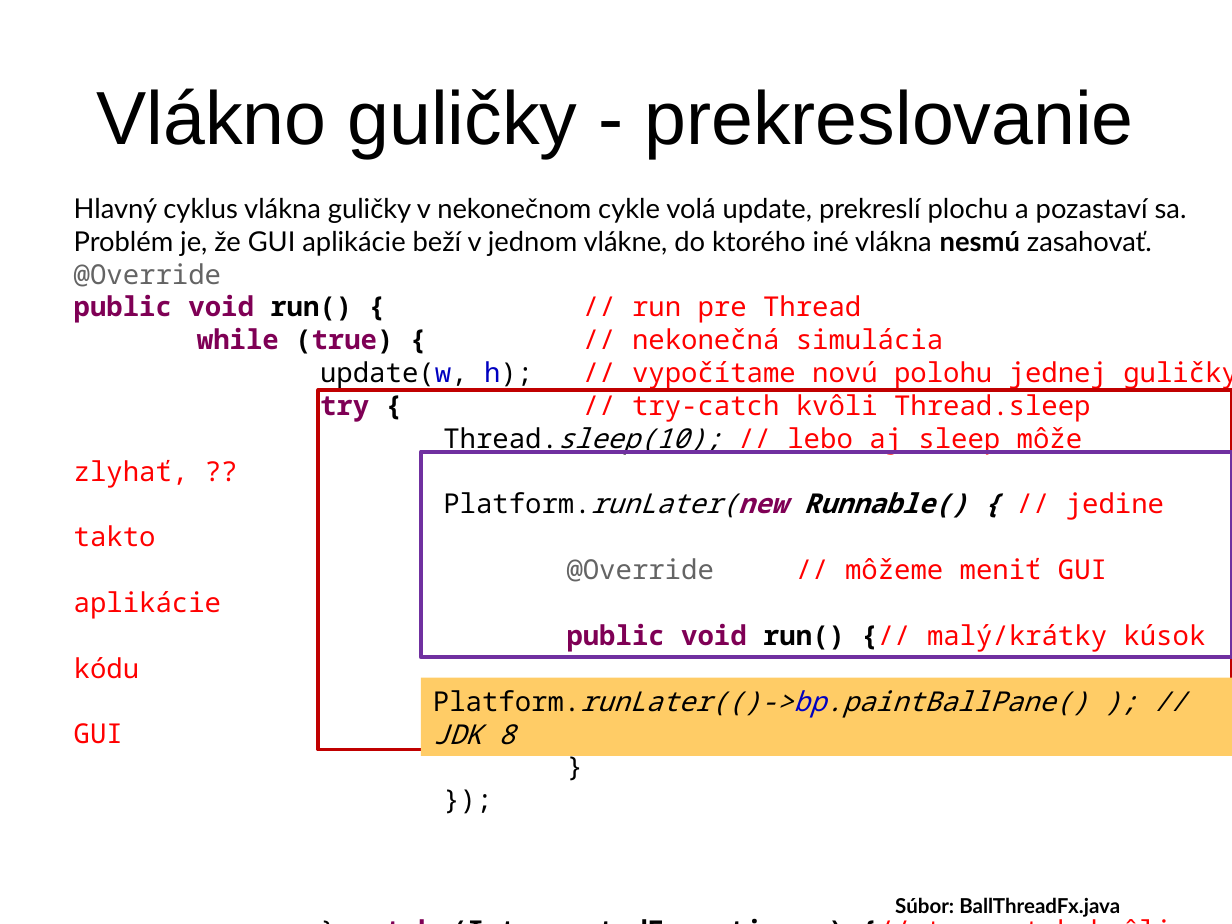
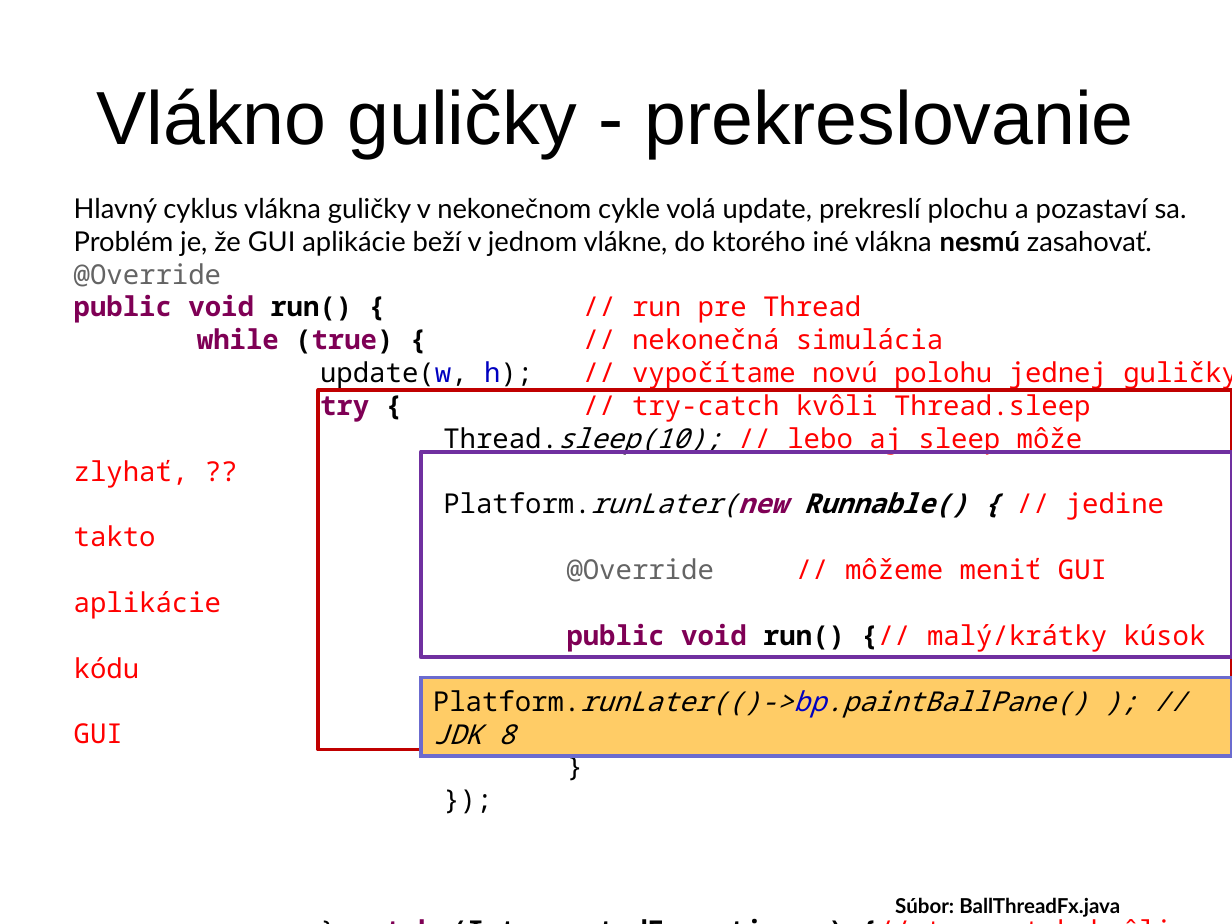
Before and after one commit to Programovanie4/Prednasky, a slide deck: slide 23 of 09/09_java.ppt (slide 21 before the commit). Drawn at 1232x924 pixels with LibreOffice and Linux fonts; fonts in the diff are those of the drawing. Boxes give left, top, right and bottom in pixels: in the first picture for what was removed or moved away, otherwise in the second. Text is boxed around its words. In the diff, an @@ line names an element or a change of style, - is before the commit and + after.

```diff
--- a/09/09_java.ppt
+++ b/09/09_java.ppt
@@ rectangle "Platform.runLater(()->bp.paintBallPane() ); // JDK 8" at [421,678,1232,756]: outline none to #6B6BCF 2.24 pt @@
```
Also in this commit, not shown: 3 other slides changed, 4 slides added, 1 slide removed, 1 other file.
